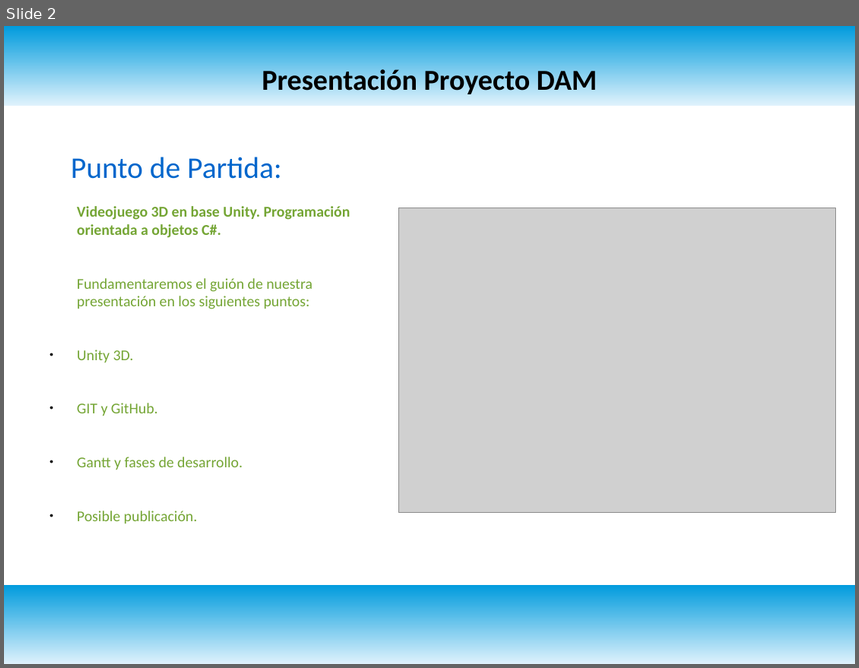
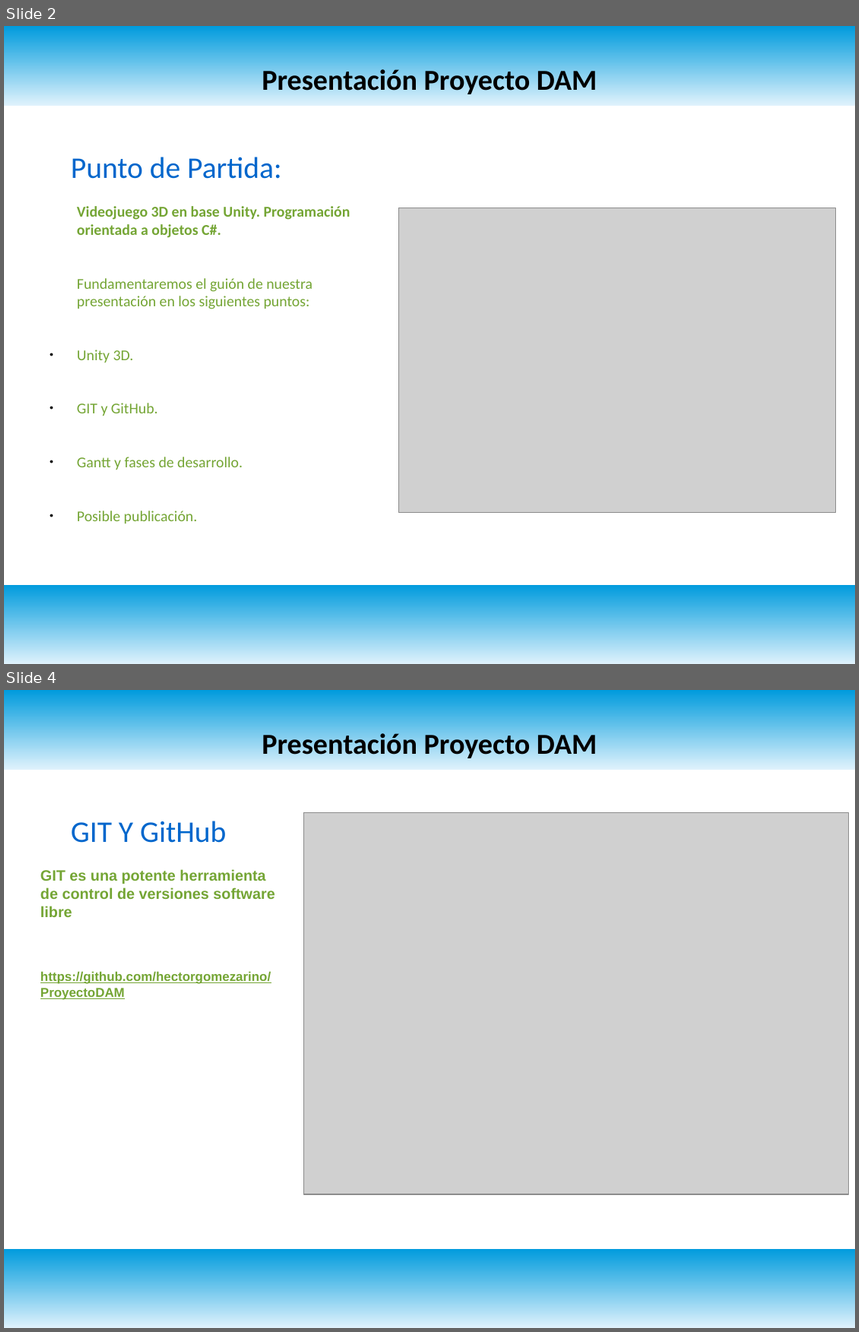
Before and after one commit to hectorgomezarino/ProyectoDAM, a slide deck: PresentaciónProyecto.odp. Shown one above the other, each under a label of ours: slide 2 before the commit, slides 2 and 4 after it; the slides between them are not shown. The pictures are 859x668 and 859x1332 pixels, drawn with LibreOffice and Linux fonts; fonts in the diff are those of the drawing; grey boxes stand for pictures. Boxes give left, top, right and bottom in pixels: in the first picture for what was removed or moved away, otherwise in the second. Text is boxed around its words. In the diff, an @@ line names an element or a change of style, - is before the commit and + after.

Commit message:
Modificados documentos: Diagrama de Gantt y Presentación Proyecto.

```diff
--- a/PresentaciónProyecto.odp
+++ b/PresentaciónProyecto.odp
@@ slide 4 added at <box>4,690,855,1328</box>, background #FFFFFF; not listed: 2 template elements that a slide beside it also shows @@
@@ title added at <box>262,733,598,761</box>, 27 pt, text #000000, bold @@
+Presentación Proyecto DAM
@@ text added at <box>71,821,226,843</box>, 28 pt, text #0066CC @@
+GIT Y GitHub
@@ picture added at <box>304,813,850,1195</box> @@
@@ text added at <box>40,869,275,1000</box>, 14 pt, text #74A534, bold @@
+GIT es una potente herramienta de control de versiones software libre
+https://github.com/hectorgomezarino/ProyectoDAM
```
Also in this commit, not shown: 1 other slide added.
